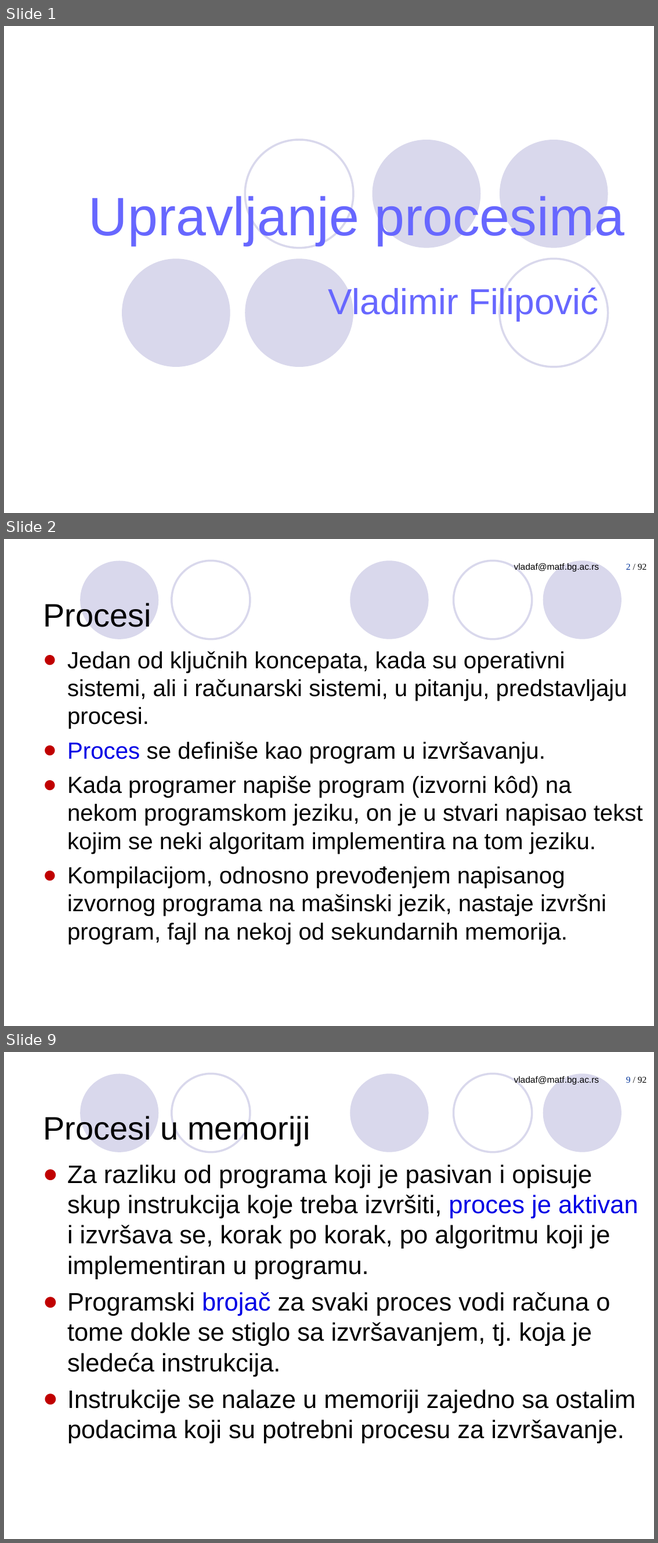
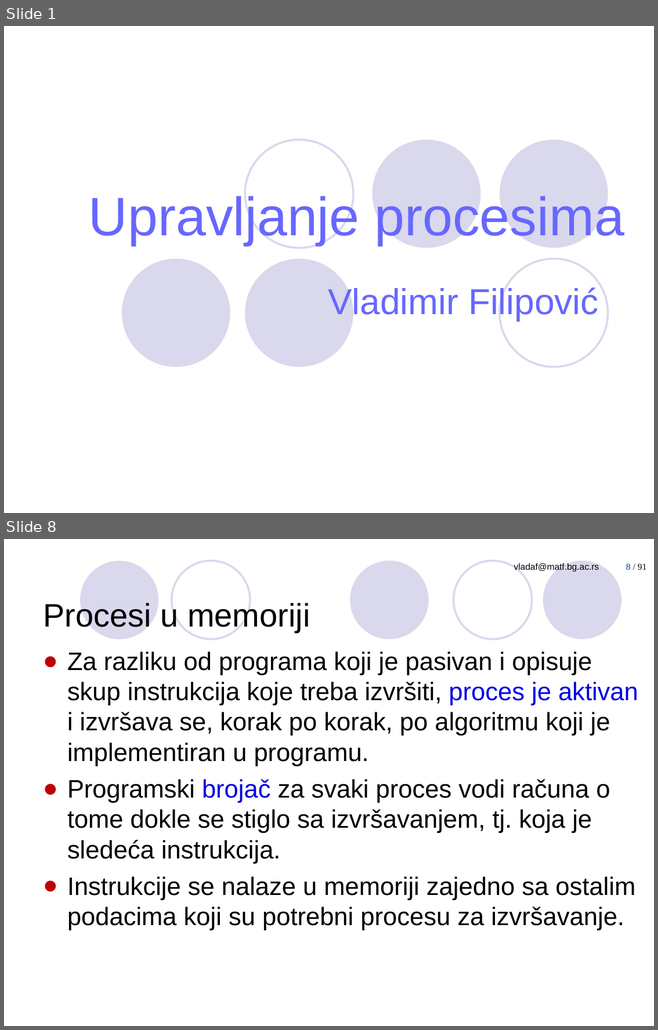
Before and after one commit to PmfBlOS/OS, a slide deck: predavanja/prezentacije/os05 - Upravljanje procesima.ppt. Shown one above the other, each under a label of ours: slides 1, 2 and 9 before the commit, slides 1 and 8 after it; the slides between them are not shown. The pictures are 658x1543 and 658x1030 pixels, drawn with LibreOffice and Linux fonts; fonts in the diff are those of the drawing. Boxes give left, top, right and bottom in pixels: in the first picture for what was removed or moved away, otherwise in the second. Text is boxed around its words. In the diff, an @@ line names an element or a change of style, - is before the commit and + after.

```diff
--- a/predavanja/prezentacije/os05 - Upravljanje procesima.ppt
+++ b/predavanja/prezentacije/os05 - Upravljanje procesima.ppt
@@ slide 2 removed at [4, 539, 654, 1026], background #FFFFFF; not listed: 7 template elements that a slide beside it also shows @@
@@ title removed at [43, 603, 151, 627] @@
-Procesi
@@ text removed at [67, 651, 643, 944] @@
-● Jedan od ključnih koncepata, kada su operativni sistemi, ali i računarski sistemi, u pitanju, predstavljaju procesi.
-● Proces se definiše kao program u izvršavanju.
-● Kada programer napiše program (izvorni kôd) na nekom programskom jeziku, on je u stvari napisao tekst kojim se neki algoritam implementira na tom jeziku.
-● Kompilacijom, odnosno prevođenjem napisanog izvornog programa na mašinski jezik, nastaje izvršni program, fajl na nekoj od sekundarnih memorija.
@@ what was slide 9 is now slide 8 @@
@@ page number at [626, 563, 647, 570]: text changed @@
-9 / 92
+8 / 91
```
Also in this commit, not shown: 7 slides changed, 3 other files.
